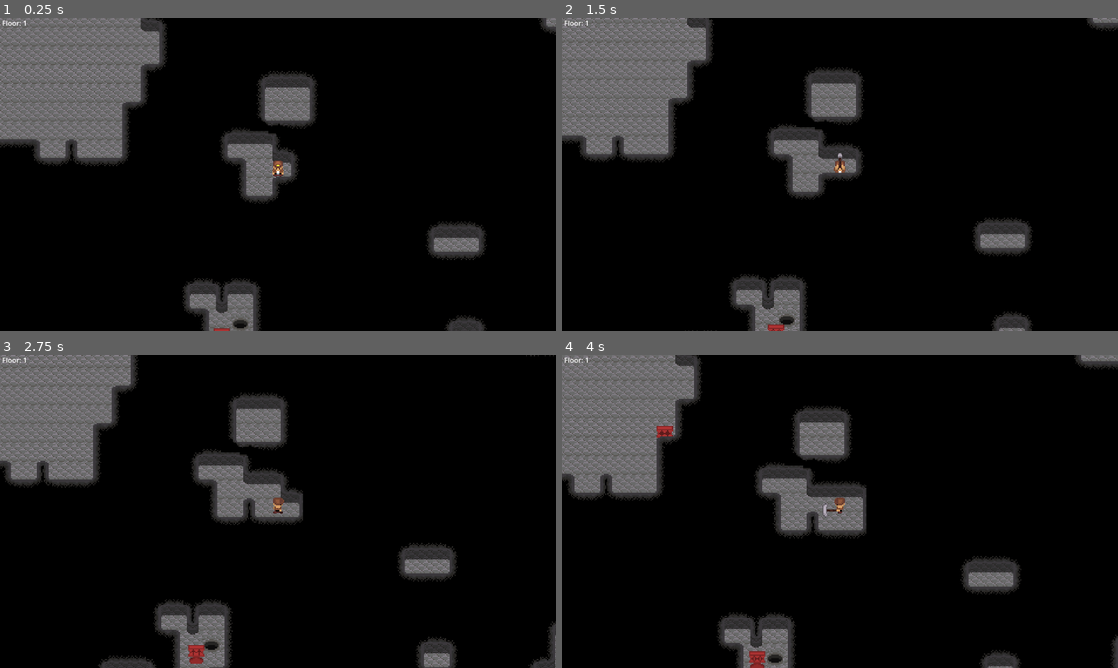
Above: before the commit, frames 1-4 (two rows, left to right).
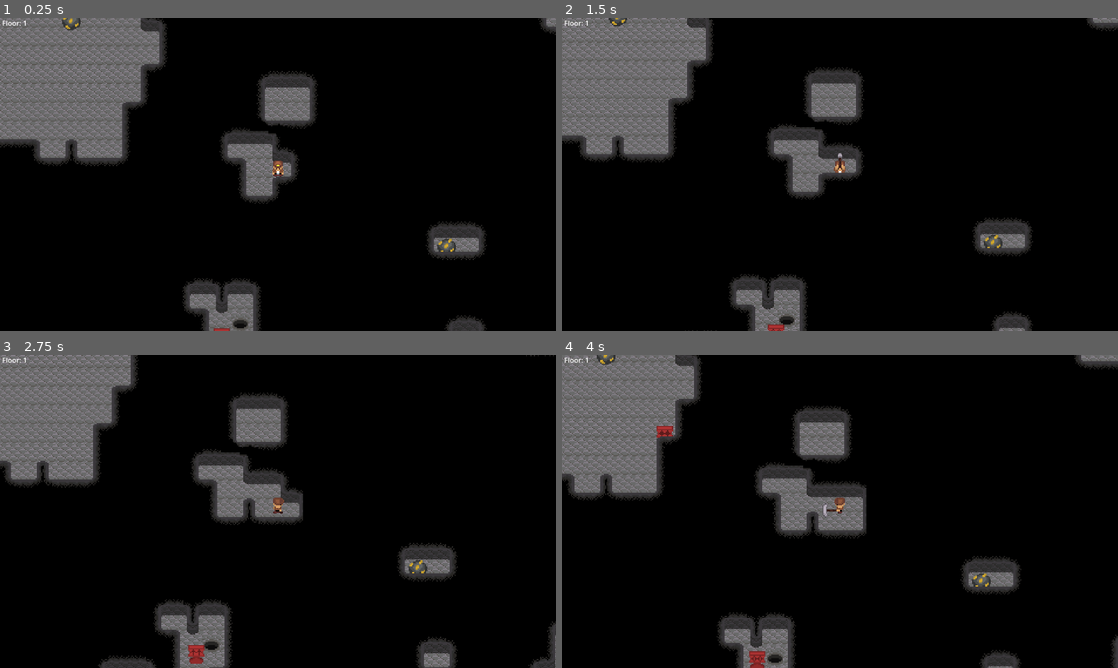
Above: after the commit, the same moments.

Repository: ethanbaedke/Mining-Game
Game: Godot game, scene res://game_manager.tscn
Same seed, same stepped clock (60 frames per second), same inputs: the game is played once before the commit and once after it.
Inputs:
- Up to frame 1 (0.25 s): no input
- Up to frame 2 (1.5 s): tap Enter at 0.5 s; hold Right (move_right) 0.53-1.28 s; tap C (use_pickaxe) at 0.6, 1.35 s; hold Down (move_down) from 1.28 s (still down)
- Up to frame 3 (2.75 s): release Down (move_down) at 2.03 s; hold Right (move_right) from 2.03 s (still down); tap C (use_pickaxe) at 2.1 s
- Up to frame 4 (4 s): release Right (move_right) at 2.78 s; hold Up (move_up) 2.78-3.53 s; tap C (use_pickaxe) at 2.85, 3.6 s; hold Left (move_left) from 3.53 s (still down)

The runs differ from the first frame. In frame 1, 0.2% of the frame differs, in the area x 11-82%, y 0-75%; in frame 2, 0.2%; in frame 3, 0.1%; in frame 4, 0.2%.

Commit message:
Added gold rock spawning and breaking.

Diff:
--- /dev/null
+++ b/mining-game/gold_rock.gd
@@ -0,0 +1,15 @@
+class_name GoldRock extends StaticBody2D
+
+func break_rock() -> void:
+
+	queue_free()
+
+func handle_hit() -> void:
+
+	_request_remove_from_mine_level()
+
+func _request_remove_from_mine_level() -> void:
+
+	var parent:Node = get_parent()
+	if (parent is MineLevel):
+		parent.remove_gold_rock(self)
--- a/mining-game/gold_rock.tscn
+++ b/mining-game/gold_rock.tscn
@@ -1,13 +1,15 @@
 [gd_scene format=3 uid="uid://48bmgvw8iuhs"]
 
+[ext_resource type="Script" uid="uid://crb3mm4qt57mp" path="res://gold_rock.gd" id="1_3ohu8"]
 [ext_resource type="Texture2D" uid="uid://ceholrdhk306x" path="res://gold_rock.png" id="1_d01ql"]
 
 [sub_resource type="RectangleShape2D" id="RectangleShape2D_d01ql"]
-size = Vector2(16, 8)
+size = Vector2(14, 8)
 
-[node name="GoldRock" type="Area2D" unique_id=1545807004]
+[node name="GoldRock" type="StaticBody2D" unique_id=1019070247]
+z_index = -2
 collision_mask = 0
-monitoring = false
+script = ExtResource("1_3ohu8")
 
 [node name="Sprite2D" type="Sprite2D" parent="." unique_id=1588099770]
 position = Vector2(0, -2)
--- a/mining-game/mine_level.gd
+++ b/mining-game/mine_level.gd
@@ -11,6 +11,7 @@
 const CAVE_HOLE_SCENE:PackedScene = preload("res://cave_hole.tscn")
 const CANNONHEAD_ENEMY_SCENE:PackedScene = preload("res://cannonhead_enemy.tscn")
 const SECRET_ROOM_SCENE:PackedScene = preload("res://secret_room.tscn")
+const GOLD_ROCK_SCENE:PackedScene = preload("res://gold_rock.tscn")
 
 const MAP_WIDTH:int = 64
 const MAP_HEIGHT:int = 64
@@ -52,6 +53,15 @@
 	# Update navigation so enemies can move into the newely empty space.
 	_astar.set_point_solid(cell_coordinates, false)
 
+func remove_gold_rock(rock:GoldRock) -> void:
+
+	# Update navigation so enemies can move into the newely empty space.
+	var cell_coords:Vector2i = rock.position * 0.0625
+	_astar.set_point_solid(cell_coords, false)
+
+	# Let the rock handle removal itself.
+	rock.break_rock()
+
 func _ready() -> void:
 
 	# Grab a reference to the game manager, which should be this nodes parent.
@@ -103,14 +113,34 @@
 
 	_place_secret_rooms(map)
 
+	# NOTE: Prefereably, this goes right after secret rooms are placed. The algorithm to place holes can be slow if they must avoid many objects, so having this happen
+	#  after secret rooms are carved out but before other entities are placed helps performance.
 	_place_holes(map, rng)
 
+	# NOTE: The spawn rates for the below entities are per-cell, so the higher-up calls will often have more of their entities placed in the overall level than lower-down calls.
+	# In the future, an entity spawn chance table should be created that is parsed for each cell, with a high chance of it being empty.
 	_place_enemies(map, rng)
+	_place_gold_rocks(map, rng)
 
 	# This is the last thing we do so it can look at the final state of our map as it updates.
 	_update_navigation(map)
 
 	return map
+
+func _place_gold_rocks(map:PackedByteArray, rng:RandomNumberGenerator) -> void:
+
+	# Iterate over the map.
+	for y:int in range(MAP_HEIGHT):
+		for x:int in range(MAP_WIDTH):
+
+			# For each empty cell, there is a 2% chance to spawn a gold rock.
+			if (map[x + (y * MAP_WIDTH)] == 0 && rng.randi_range(0, 49) == 0):
+
+				# Spawn the gold rock.
+				map[x + (y * MAP_WIDTH)] = 1
+				var rock:GoldRock = GOLD_ROCK_SCENE.instantiate()
+				rock.position = Vector2((x * 16) + 8, (y * 16) + 8)
+				self.add_child(rock)
 
 # Sets up navigation without setting any points as solid.
 func _setup_navigation() -> void:
--- a/mining-game/mine_level.tscn
+++ b/mining-game/mine_level.tscn
@@ -25,7 +25,6 @@
 tile_set = ExtResource("2_08n1b")
 
 [node name="PlayerCharacter" parent="." unique_id=824779425 instance=ExtResource("1_3x8yu")]
-z_index = -2
 position = Vector2(-20, -20)
 
 [node name="Camera2D" type="Camera2D" parent="PlayerCharacter" unique_id=1592437344]
--- a/mining-game/player_character.gd
+++ b/mining-game/player_character.gd
@@ -273,21 +273,33 @@
 	if (body is TileMapLayer):
 		_disable_pickaxe_hitbox()
 		_handle_tilemap_hit_with_pickaxe(body, _pickaxe_down_hitbox_shape.global_position)
+	elif (body is GoldRock):
+		_disable_pickaxe_hitbox()
+		body.handle_hit()
 
 func _on_pickaxe_up_hitbox_body_entered(body: Node2D) -> void:
 
 	if (body is TileMapLayer):
 		_disable_pickaxe_hitbox()
 		_handle_tilemap_hit_with_pickaxe(body, _pickaxe_up_hitbox_shape.global_position)
+	elif (body is GoldRock):
+		_disable_pickaxe_hitbox()
+		body.handle_hit()
 
 func _on_pickaxe_left_hitbox_body_entered(body: Node2D) -> void:
 
 	if (body is TileMapLayer):
 		_disable_pickaxe_hitbox()
 		_handle_tilemap_hit_with_pickaxe(body, _pickaxe_left_hitbox_shape.global_position)
+	elif (body is GoldRock):
+		_disable_pickaxe_hitbox()
+		body.handle_hit()
 
 func _on_pickaxe_right_hitbox_body_entered(body: Node2D) -> void:
 
 	if (body is TileMapLayer):
 		_disable_pickaxe_hitbox()
 		_handle_tilemap_hit_with_pickaxe(body, _pickaxe_right_hitbox_shape.global_position)
+	elif (body is GoldRock):
+		_disable_pickaxe_hitbox()
+		body.handle_hit()
--- a/mining-game/player_character.tscn
+++ b/mining-game/player_character.tscn
@@ -296,6 +296,7 @@
 size = Vector2(8, 8)
 
 [node name="PlayerCharacter" type="CharacterBody2D" unique_id=278383639]
+z_index = -2
 collision_layer = 2
 motion_mode = 1
 script = ExtResource("1_5up26")
Not shown, added: mining-game/gold_rock.gd.uid
